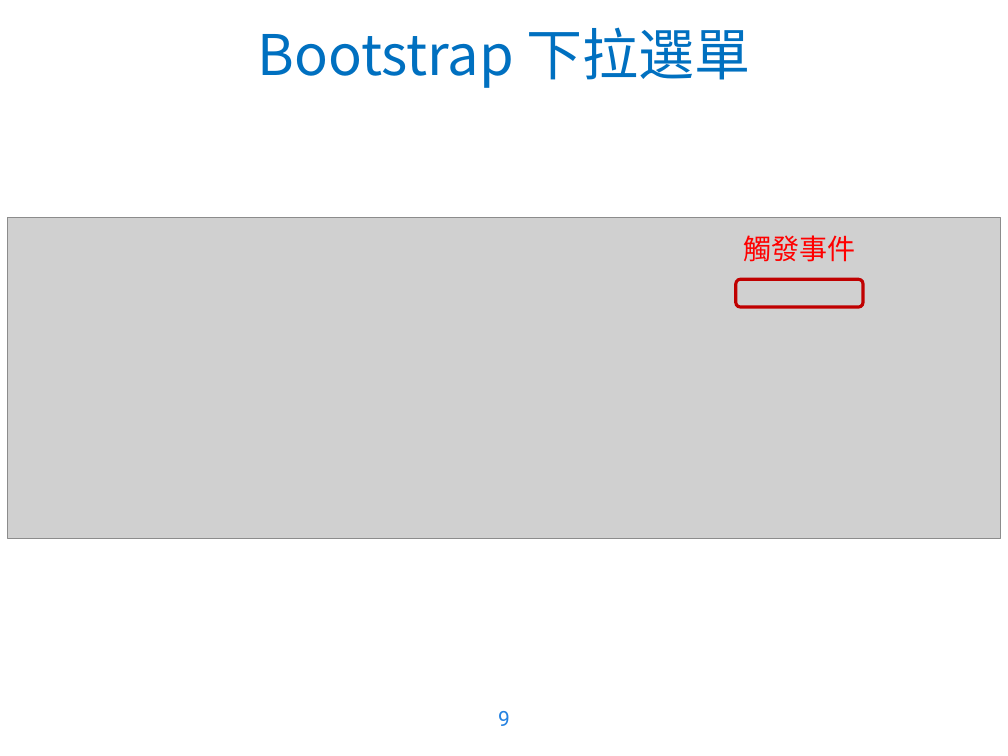
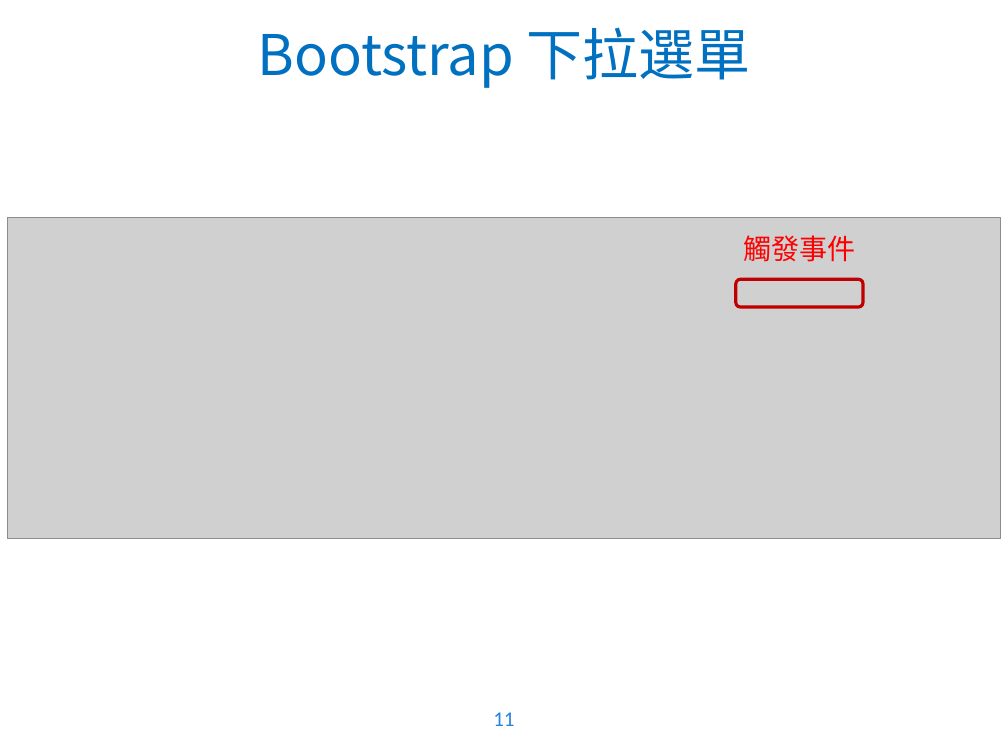
Before and after one commit to WaRTanKE7/WebClubData, a slide deck: slide 11 of 教學簡報/Bootstrap 4.pptx (slide 9 before the commit). Drawn at 1008x756 pixels with LibreOffice and Linux fonts; fonts in the diff are those of the drawing; grey boxes stand for pictures; background and template pictures are left out. Boxes give left, top, right and bottom in pixels: in the first picture for what was removed or moved away, otherwise in the second. Text is boxed around its words. In the diff, an @@ line names an element or a change of style, - is before the commit and + after.

```diff
--- a/教學簡報/Bootstrap 4.pptx
+++ b/教學簡報/Bootstrap 4.pptx
@@ page number added at [493, 712, 514, 726], 15 pt, text #2582E1 @@
+11
@@ page number removed at [498, 711, 510, 726] @@
-9
```
Also in this commit, not shown: 16 other slides changed, 2 slides added.
